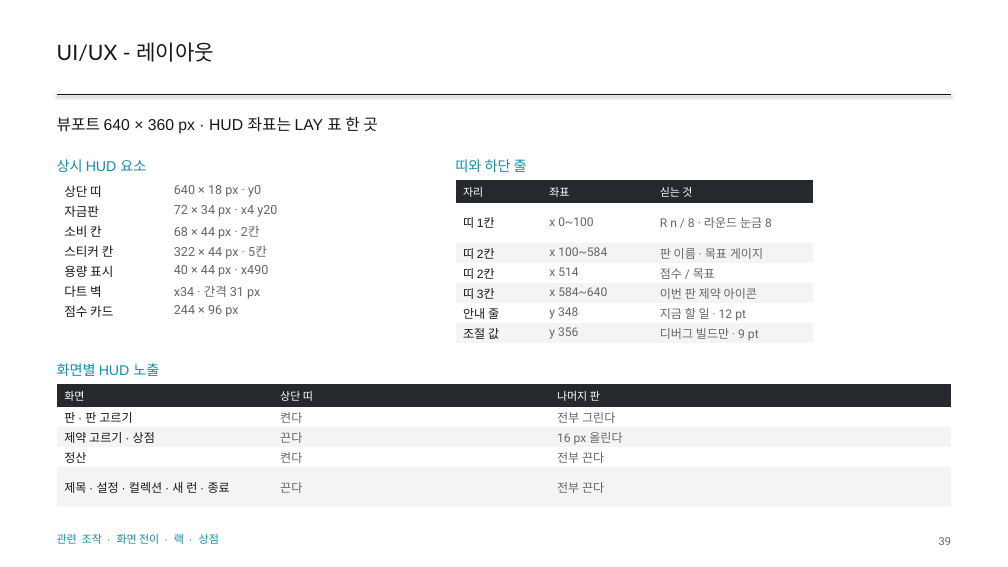
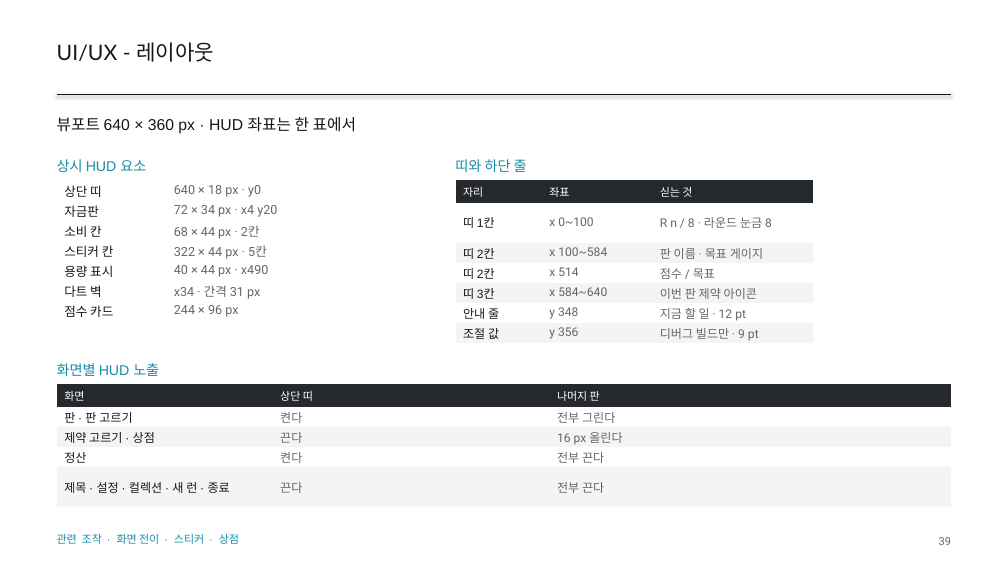
Before and after one commit to GGbong69/test-03, a slide deck: slide 39 of docs/HIGHTONE_기획서.pptx. Drawn at 1008x567 pixels with LibreOffice and Linux fonts; fonts in the diff are those of the drawing. Boxes give left, top, right and bottom in pixels: in the first picture for what was removed or moved away, otherwise in the second. Text is boxed around its words. In the diff, an @@ line names an element or a change of style, - is before the commit and + after.

```diff
--- a/docs/HIGHTONE_기획서.pptx
+++ b/docs/HIGHTONE_기획서.pptx
@@ text at [57,117,356,134]: text changed @@
-뷰포트 640 × 360 px · HUD 좌표는 LAY 표 한 곳
+뷰포트 640 × 360 px · HUD 좌표는 한 표에서
@@ text at [57,534,239,544]: text changed @@
-관련 조작 · 화면 전이 · 랙 · 상점
+관련 조작 · 화면 전이 · 스티커 · 상점
```
Also in this commit, not shown: 37 other slides changed, 3 other files.
